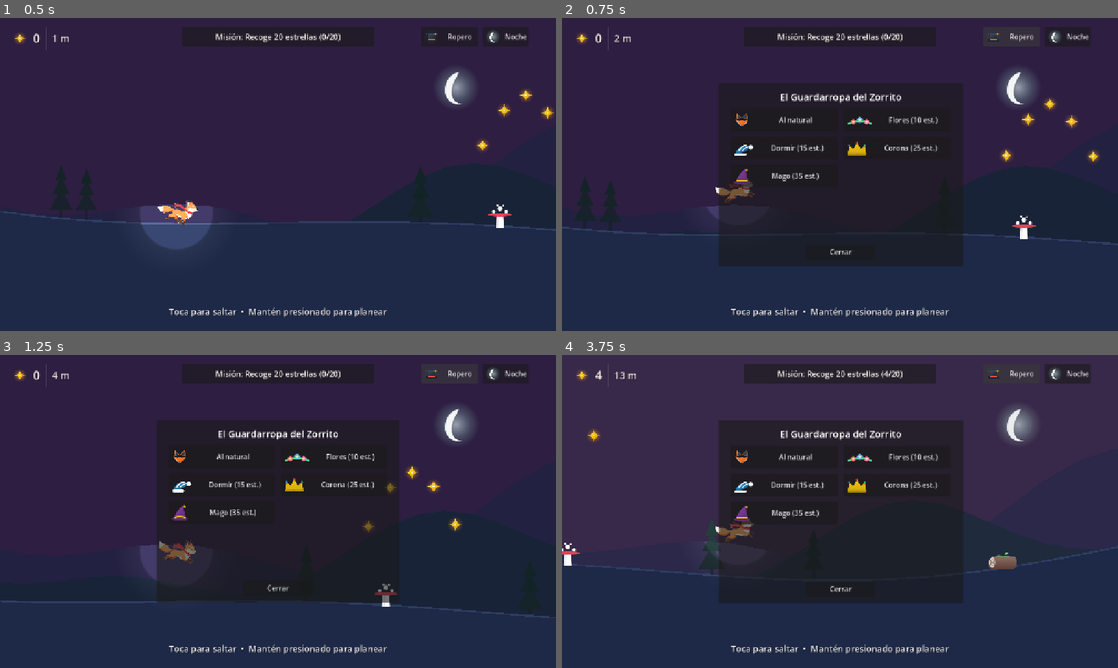
Above: before the commit, frames 1-4 (two rows, left to right).
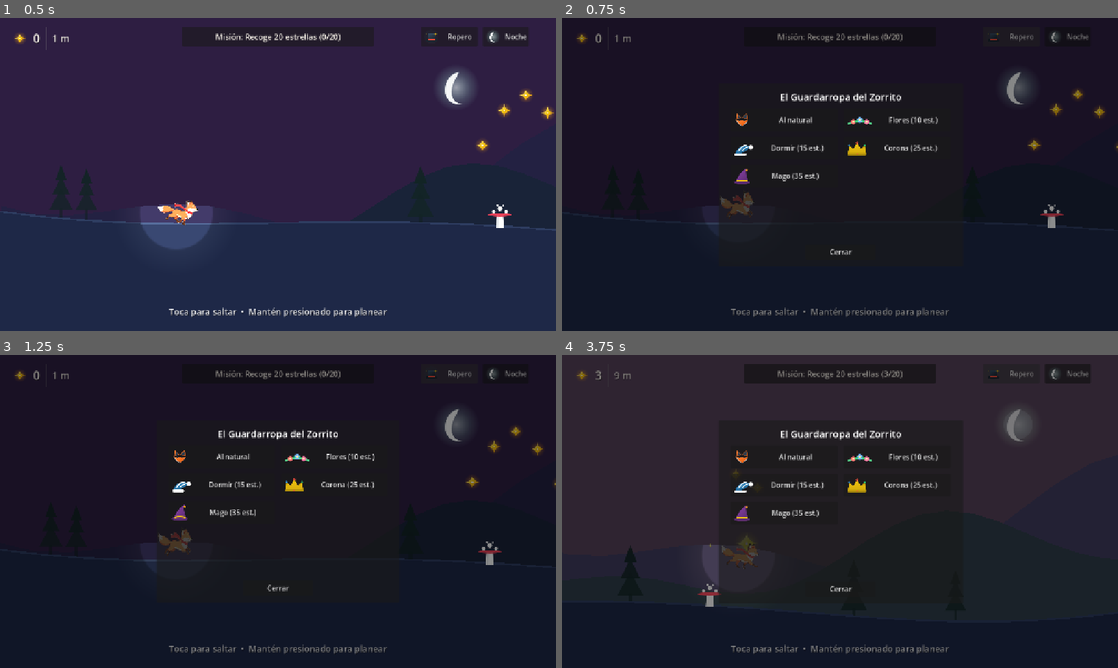
Above: after the commit, the same moments.

Repository: jonathanduranr/fox-runner
Game: Godot game, scene res://scenes/main.tscn
Two runs of this game, one before a commit and one after it. Both use one fixed random seed, a clock stepped at 60 frames per second and the inputs below.
Inputs:
- Up to frame 1 (0.5 s): no input
- Up to frame 2 (0.75 s): click "Ropero" at 0.5 s
- Up to frame 3 (1.25 s): no input
- Up to frame 4 (3.75 s): click "Cerrar" at 1.25 s; click "Noche" at 2 s; click "Día" at 2.75 s; click "Ropero" at 3.5 s

Frame 1 is identical in both runs. In frame 2, 70% of the frame differs, in the area x 0-100%, y 0-100%; in frame 3, 67%; in frame 4, 29%.

Commit message:
feat: pause game when wardrobe modal is open

Diff:
--- a/scenes/ui/hud.tscn
+++ b/scenes/ui/hud.tscn
@@ -11,6 +11,7 @@
 [ext_resource type="Texture2D" path="res://assets/textures/hat_wizard.png" id="9_wizard"]
 
 [node name="HUD" type="CanvasLayer"]
+process_mode = 3
 script = ExtResource("1_hud")
 
 [node name="TopBar" type="Control" parent="."]
@@ -160,6 +161,15 @@
 horizontal_alignment = 1
 vertical_alignment = 1
 
+[node name="WardrobeBackdrop" type="ColorRect" parent="."]
+visible = false
+anchors_preset = 15
+anchor_right = 1.0
+anchor_bottom = 1.0
+grow_horizontal = 2
+grow_vertical = 2
+color = Color(0, 0, 0, 0.45)
+
 [node name="WardrobeModal" type="Panel" parent="."]
 visible = false
 anchors_preset = 8
--- a/scripts/hud.gd
+++ b/scripts/hud.gd
@@ -12,6 +12,7 @@
 @onready var tutorial_label: Label = $TutorialLabel
 
 # Panel del Guardarropa
+@onready var wardrobe_backdrop: ColorRect = $WardrobeBackdrop
 @onready var wardrobe_panel: Panel = $WardrobeModal
 @onready var close_wardrobe_btn: Button = $WardrobeModal/CloseButton
 
@@ -56,6 +57,14 @@
 	wardrobe_button.pressed.connect(_on_wardrobe_button_pressed)
 	close_wardrobe_btn.pressed.connect(_on_close_wardrobe_pressed)
 	wardrobe_panel.visible = false
+	if wardrobe_backdrop:
+		wardrobe_backdrop.visible = false
+		wardrobe_backdrop.gui_input.connect(func(event):
+			if event is InputEventMouseButton and event.pressed and event.button_index == MOUSE_BUTTON_LEFT:
+				_on_close_wardrobe_pressed()
+			elif event is InputEventScreenTouch and event.pressed:
+				_on_close_wardrobe_pressed()
+		)
 	celebration_banner.visible = false
 
 	setup_wardrobe_buttons()
@@ -102,10 +111,10 @@
 
 func _on_hat_item_clicked(hat_id: String, btn: Button) -> void:
 	if unlocked_hats.get(hat_id, false):
+		_on_close_wardrobe_pressed()
 		hat_equipped.emit(hat_id)
 		if AudioManager:
 			AudioManager.play_celebration()
-		_on_close_wardrobe_pressed()
 	else:
 		var price = hat_prices.get(hat_id, 10)
 		if total_stars >= price:
@@ -113,13 +122,13 @@
 			unlocked_hats[hat_id] = true
 			update_star_display()
 			update_hat_button_text(hat_id, btn)
+			_on_close_wardrobe_pressed()
 			hat_equipped.emit(hat_id)
 			if AudioManager:
 				AudioManager.play_celebration()
-			_on_close_wardrobe_pressed()
 		else:
 			btn.text = " ¡Faltan estrellas!"
-			var tw = create_tween()
+			var tw = create_tween().set_pause_mode(Tween.TWEEN_PAUSE_PROCESS)
 			tw.tween_interval(1.2)
 			tw.tween_callback(func(): update_hat_button_text(hat_id, btn))
 
@@ -223,12 +232,18 @@
 	mode_toggle_requested.emit()
 
 func _on_wardrobe_button_pressed() -> void:
+	if wardrobe_backdrop:
+		wardrobe_backdrop.visible = true
 	wardrobe_panel.visible = true
 	wardrobe_panel.scale = Vector2(0.8, 0.8)
-	var tw = create_tween()
+	var tw = create_tween().set_pause_mode(Tween.TWEEN_PAUSE_PROCESS)
 	tw.tween_property(wardrobe_panel, "scale", Vector2(1.0, 1.0), 0.2).set_trans(Tween.TRANS_BACK)
+	get_tree().paused = true
 
 func _on_close_wardrobe_pressed() -> void:
-	var tw = create_tween()
+	get_tree().paused = false
+	if wardrobe_backdrop:
+		wardrobe_backdrop.visible = false
+	var tw = create_tween().set_pause_mode(Tween.TWEEN_PAUSE_PROCESS)
 	tw.tween_property(wardrobe_panel, "scale", Vector2(0.8, 0.8), 0.15)
 	tw.tween_callback(func(): wardrobe_panel.visible = false)
Not shown, changed: builds/web/index.pck
